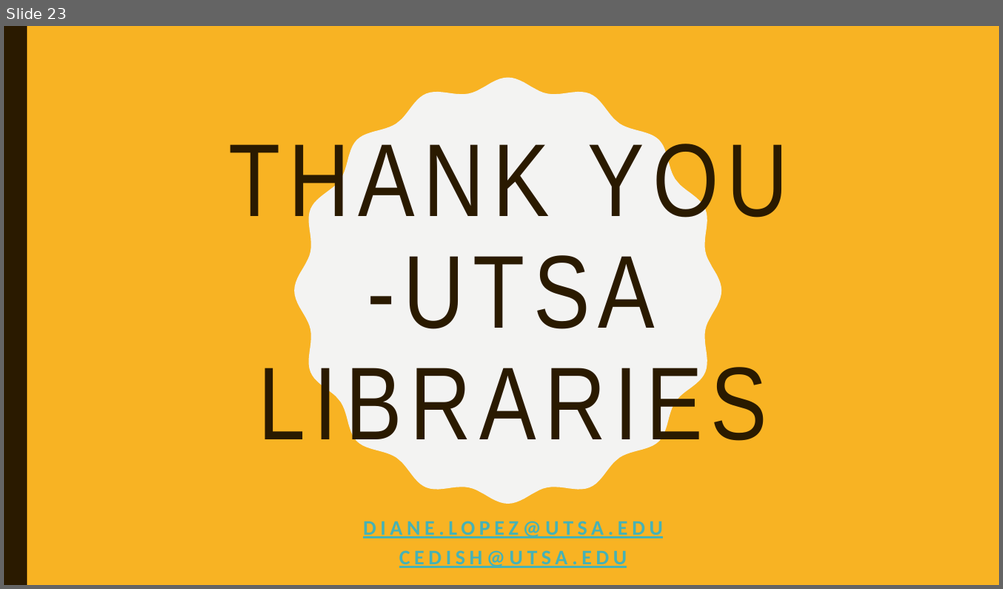
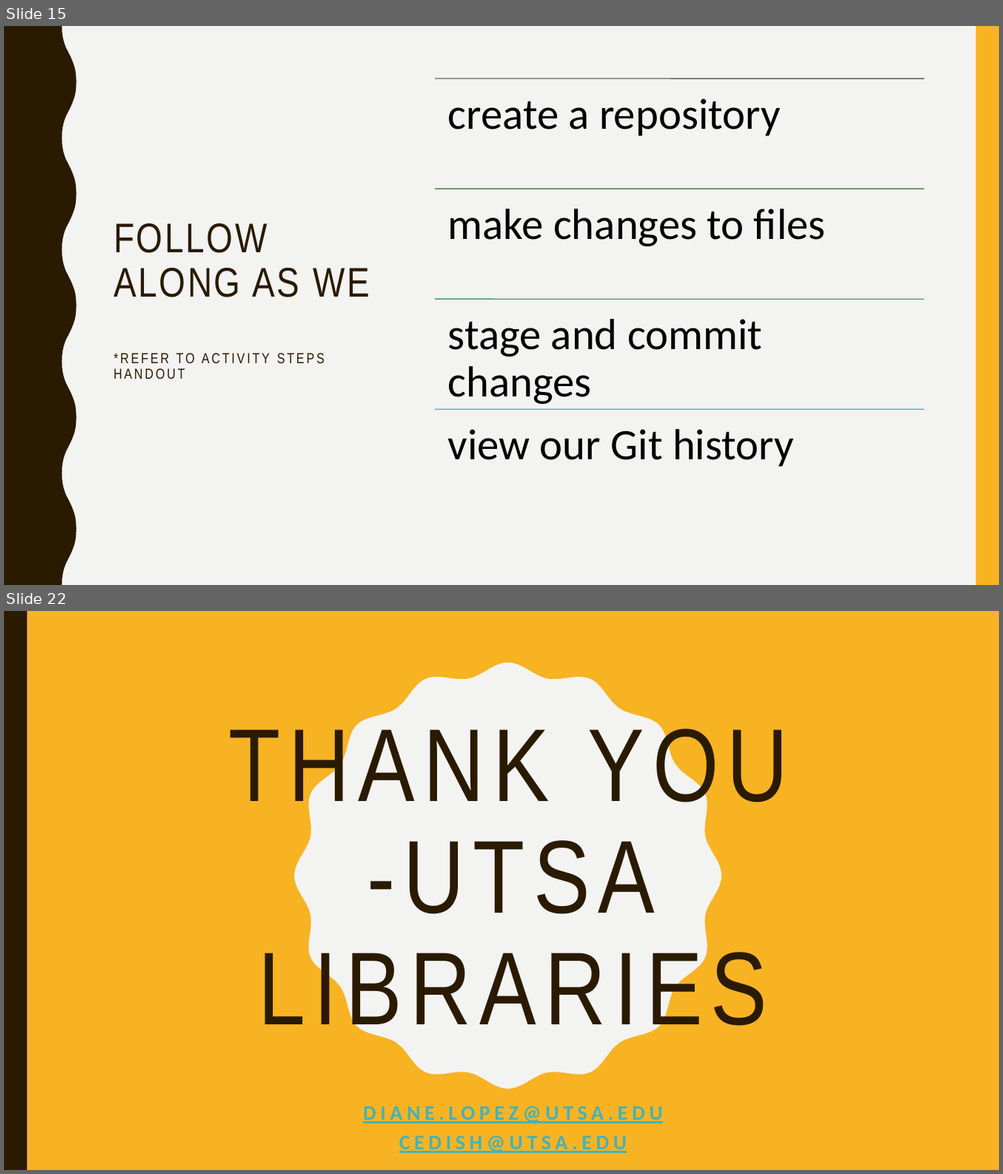
Before and after one commit to dianita956/git_vscode_wrkshp26, a slide deck: git_vscode_spring26_workshop.pptx. Shown one above the other, each under a label of ours: slide 23 before the commit, slides 15 and 22 after it; the slides between them are not shown. The pictures are 1003x589 and 1003x1174 pixels, drawn with LibreOffice and Linux fonts; fonts in the diff are those of the drawing. Boxes give left, top, right and bottom in pixels: in the first picture for what was removed or moved away, otherwise in the second. Text is boxed around its words. In the diff, an @@ line names an element or a change of style, - is before the commit and + after.

```diff
--- a/git_vscode_spring26_workshop.pptx
+++ b/git_vscode_spring26_workshop.pptx
@@ slide 15 added at (4, 26, 999, 585), background #F3F3F2 @@
@@ freeform shape added at (4, 26, 77, 585), fill #2A1A00 @@
@@ rectangle added at (976, 26, 999, 585), fill #F8B323 @@
@@ title added at (114, 224, 370, 380), 14 pt, text #2A1A00 @@
+FOLLOW ALONG AS WE
+*REFER TO ACTIVITY STEPS HANDOUT
@@ group added at (435, 79, 924, 467): 4 lines, 4 texts @@
+create a repository
+make changes to files
+stage and commit changes
+view our Git history
@@ what was slide 23 is now slide 22 @@
```
Also in this commit, not shown: 3 slides changed, 16 other slides added, 18 slides removed, 2 other files.
